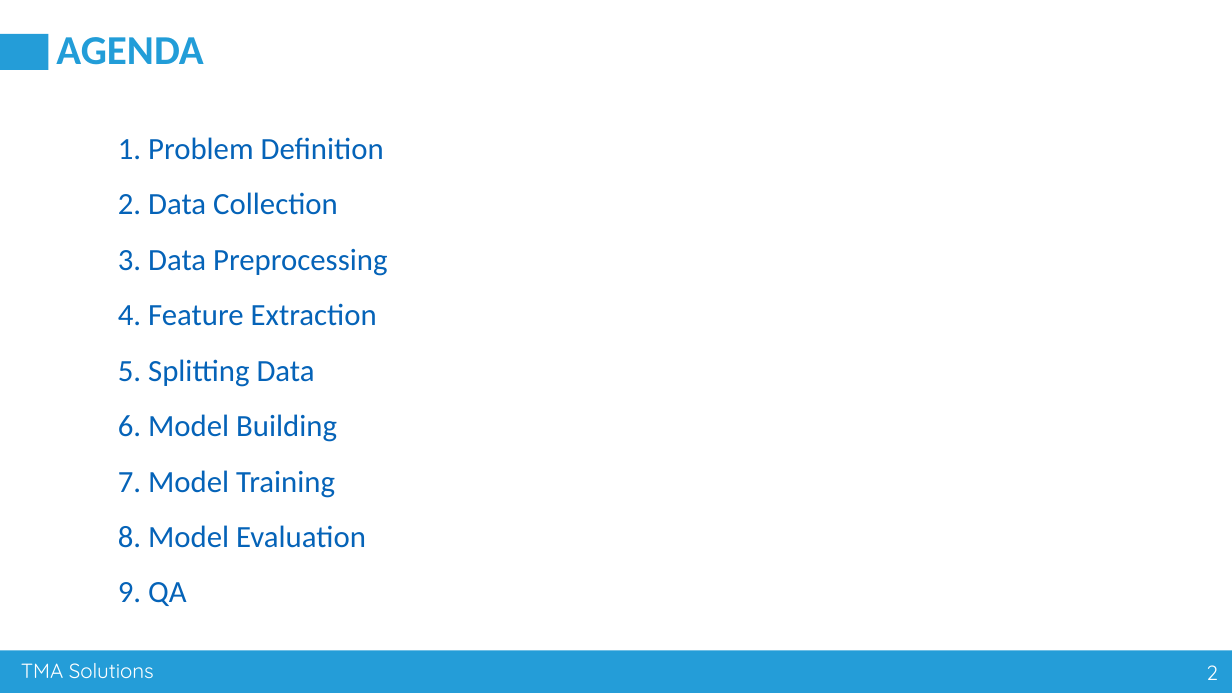
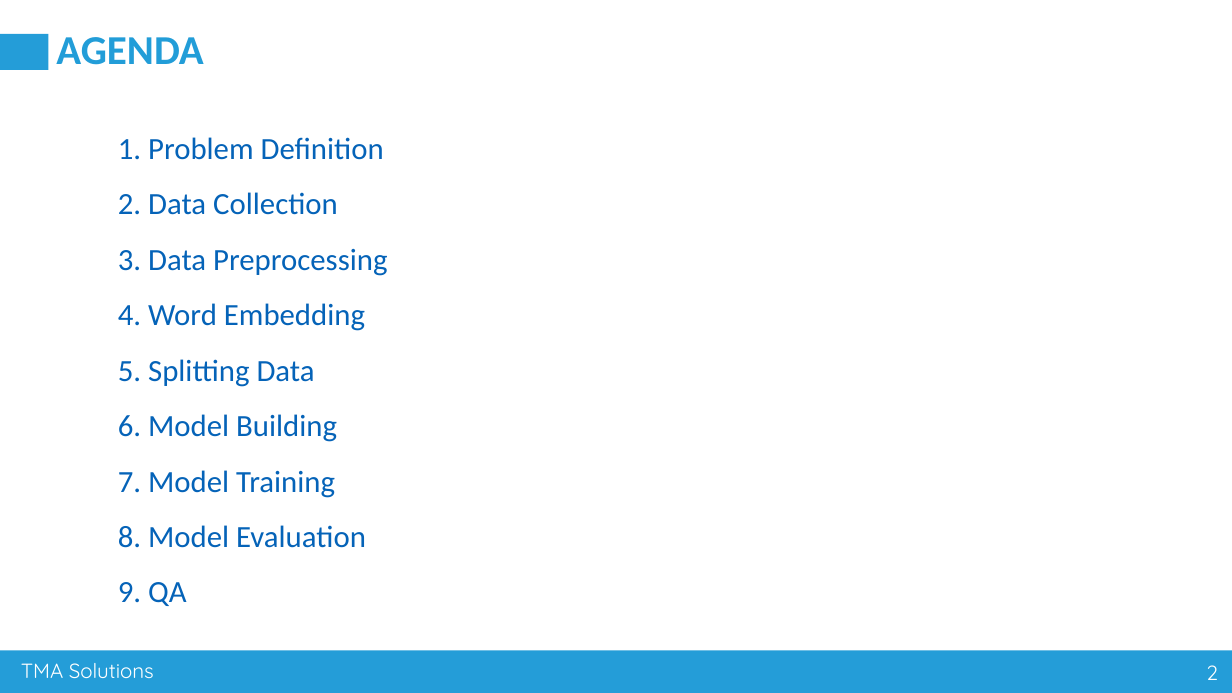
Before and after one commit to nguyenvanhuy0612/DL-1, a slide deck: slide 2 of Workshop-3_AI Advance Training_Group 80.pptx. Drawn at 1232x693 pixels with LibreOffice and Linux fonts; fonts in the diff are those of the drawing. Boxes give left, top, right and bottom in pixels: in the first picture for what was removed or moved away, otherwise in the second. Text is boxed around its words. In the diff, an @@ line names an element or a change of style, - is before the commit and + after.

```diff
--- a/Workshop-3_AI Advance Training_Group 80.pptx
+++ b/Workshop-3_AI Advance Training_Group 80.pptx
@@ text at (x1=118, y1=303, x2=365, y2=331): text changed @@
-4. Feature Extraction
+4. Word Embedding
```
Also in this commit, not shown: 1 other slide changed, 2 slides added, 3 other files.
